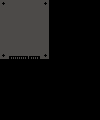
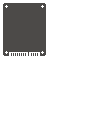
Layer changes from the first 100x120 image to the second:
painted on "Layer 3" (1st of 2, in "Group 1 copy") over (0, 0, 49, 60)
hid "Background" over (0, 0, 100, 120)
